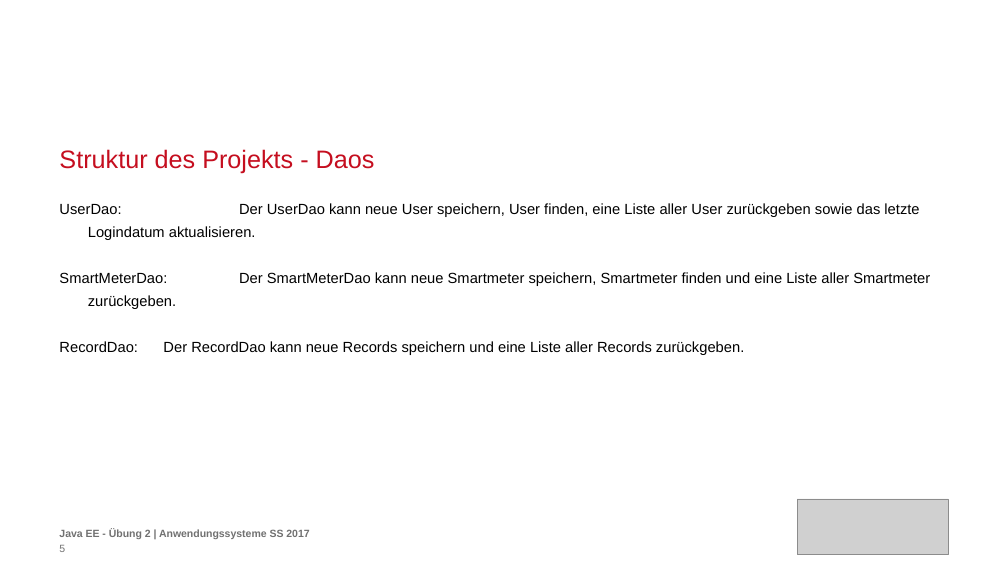
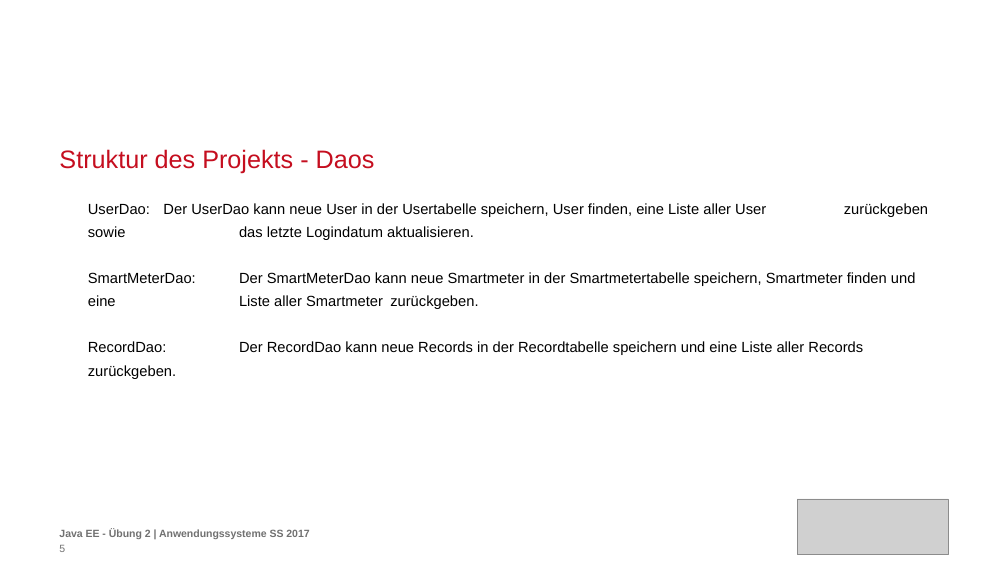
Before and after one commit to carolin262/anwendungssysA2, a slide deck: slide 5 of PräsentationJavaEE.pptx. Drawn at 1008x567 pixels with LibreOffice and Linux fonts; fonts in the diff are those of the drawing; grey boxes stand for pictures; background and template pictures are left out. Boxes give left, top, right and bottom in pixels: in the first picture for what was removed or moved away, otherwise in the second. Text is boxed around its words. In the diff, an @@ line names an element or a change of style, - is before the commit and + after.

```diff
--- a/PräsentationJavaEE.pptx
+++ b/PräsentationJavaEE.pptx
@@ text at box(88, 203, 928, 379): text changed @@
-UserDao: Der UserDao kann neue User speichern, User finden, eine Liste aller User zurückgeben sowie das letzte Logindatum aktualisieren.
-SmartMeterDao: Der SmartMeterDao kann neue Smartmeter speichern, Smartmeter finden und eine Liste aller Smartmeter zurückgeben.
-RecordDao: Der RecordDao kann neue Records speichern und eine Liste aller Records zurückgeben.
+UserDao: Der UserDao kann neue User in der Usertabelle speichern, User finden, eine Liste aller User zurückgeben sowie das letzte Logindatum aktualisieren.
+SmartMeterDao: Der SmartMeterDao kann neue Smartmeter in der Smartmetertabelle speichern, Smartmeter finden und eine Liste aller Smartmeter zurückgeben.
+RecordDao: Der RecordDao kann neue Records in der Recordtabelle speichern und eine Liste aller Records zurückgeben.
```
Also in this commit, not shown: 10 other slides changed, 5 slides added.
